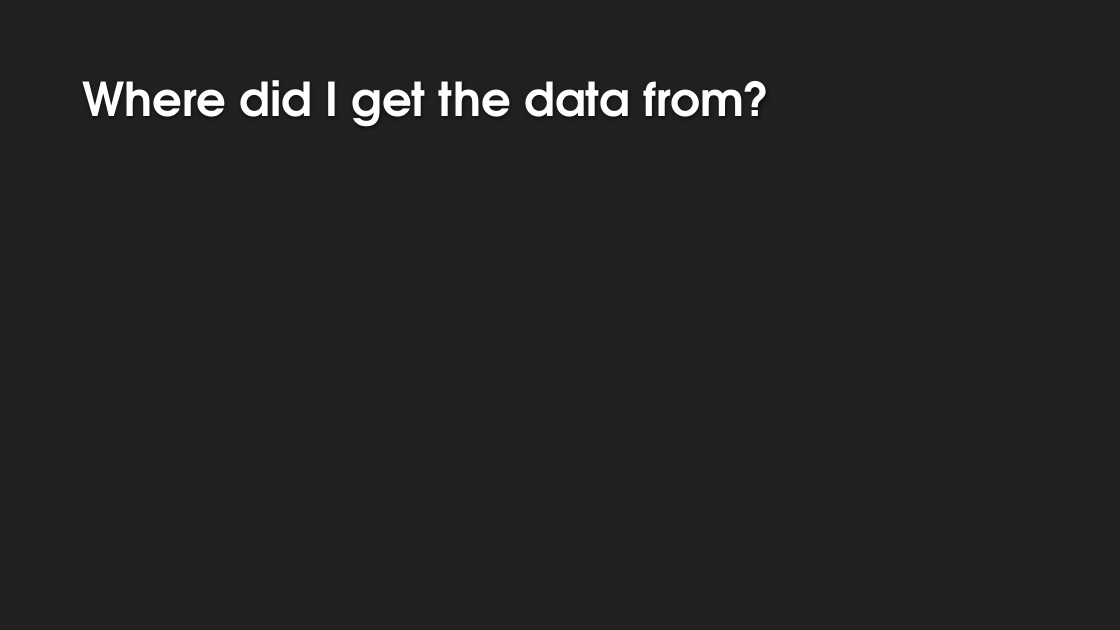
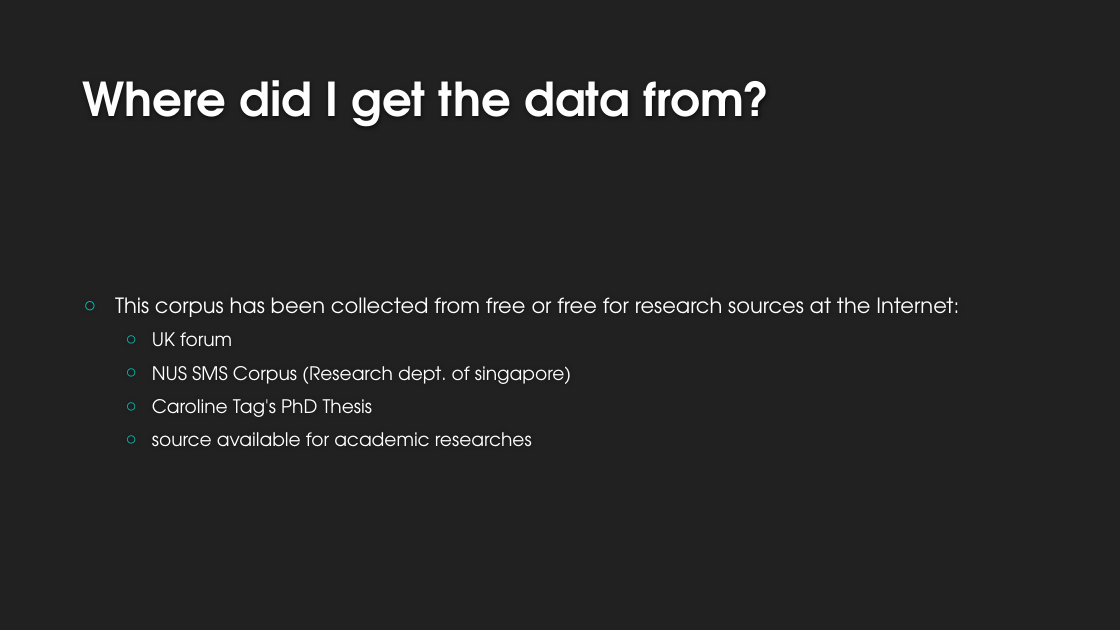
Before and after one commit to Sarvesh-Kesharwani/Spam_Classifier, a slide deck: slide 3 of ppt/Spam Classifier.pptx. Drawn at 1120x630 pixels with LibreOffice and Linux fonts; fonts in the diff are those of the drawing; background and template pictures are left out. Boxes give left, top, right and bottom in pixels: in the first picture for what was removed or moved away, otherwise in the second. Text is boxed around its words. In the diff, an @@ line names an element or a change of style, - is before the commit and + after.

```diff
--- a/ppt/Spam Classifier.pptx
+++ b/ppt/Spam Classifier.pptx
@@ text added at <box>115,297,959,447</box>, 16 pt, text #FFFFFF @@
+○ This corpus has been collected from free or free for research sources at the Internet:
+  ○ UK forum
+  ○ NUS SMS Corpus (Research dept. of singapore)
+  ○ Caroline Tag's PhD Thesis
+  ○ source available for academic researches
```
Also in this commit, not shown: 4 other slides changed, 7 slides added, 9 slides removed, 3 other files.
